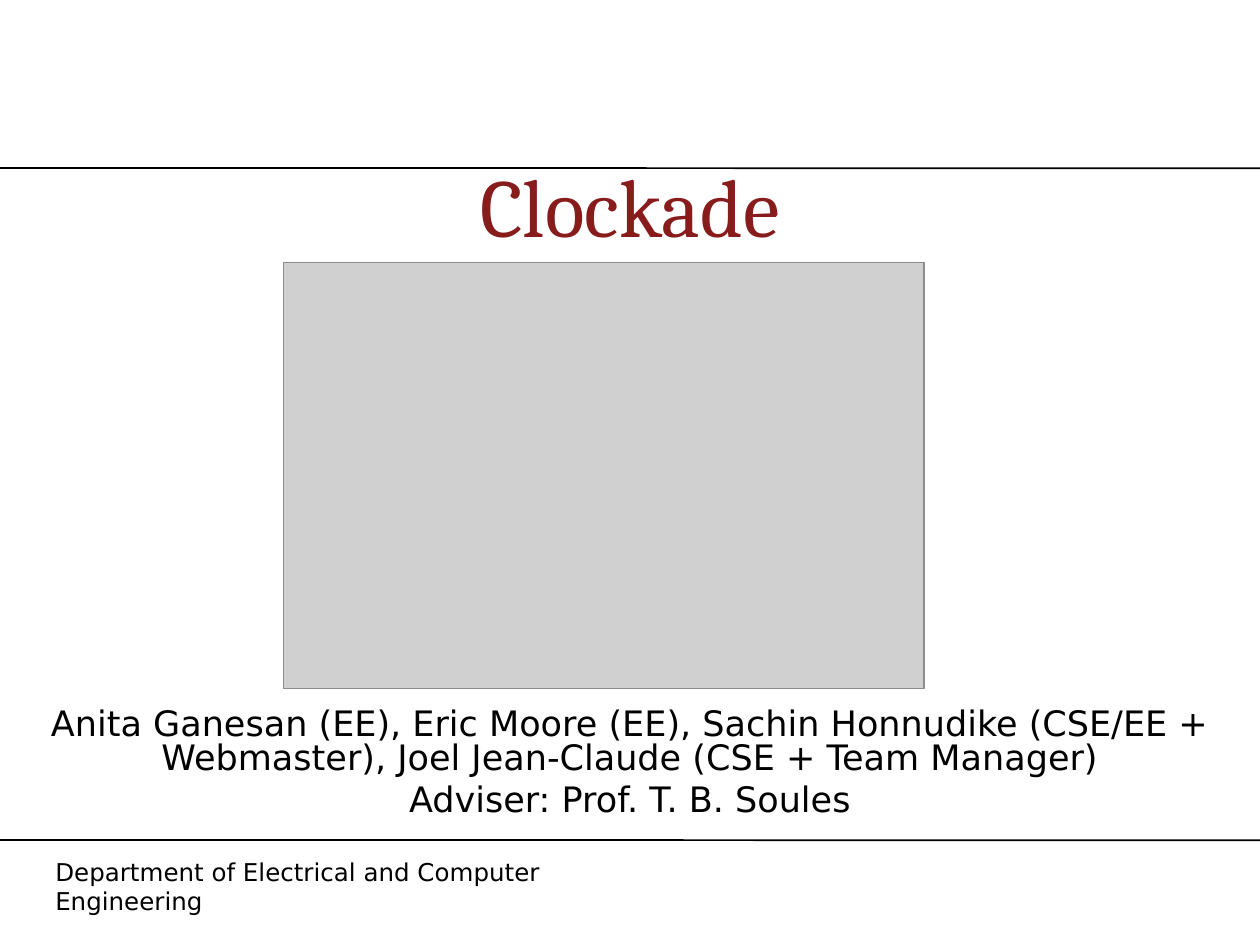
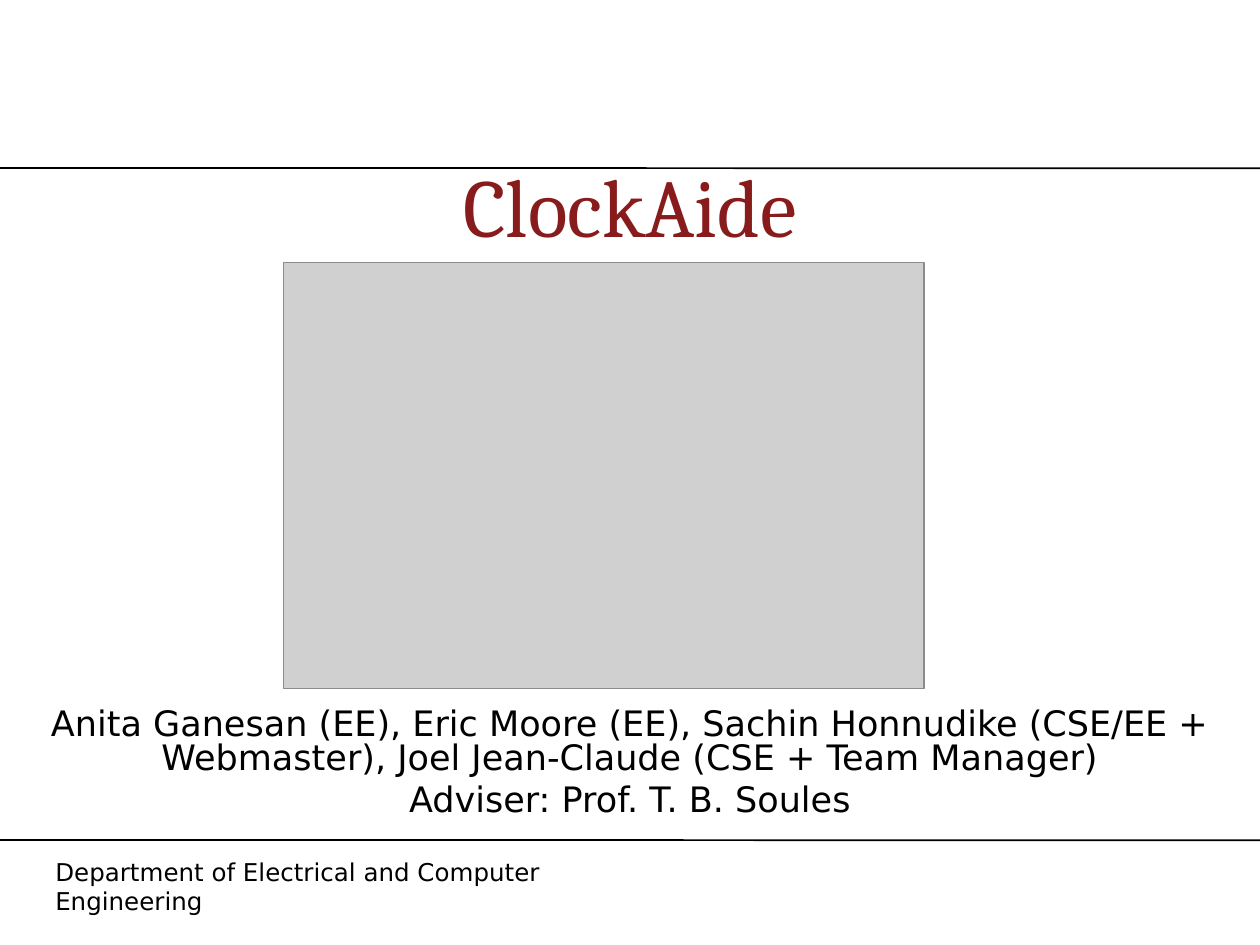
Before and after one commit to SDP13-Team10/Team10Website, a slide deck: slide 1 of source/assets/PDR.ppt. Drawn at 1260x945 pixels with LibreOffice and Linux fonts; fonts in the diff are those of the drawing; grey boxes stand for pictures; background and template pictures are left out. Boxes give left, top, right and bottom in pixels: in the first picture for what was removed or moved away, otherwise in the second. Text is boxed around its words. In the diff, an @@ line names an element or a change of style, - is before the commit and + after.

Commit message:
Added PDR Presentation (PPT and PDF)

```diff
--- a/source/assets/PDR.ppt
+++ b/source/assets/PDR.ppt
@@ text at (463,167,796,238): text changed @@
-Clockade
+ClockAide
```
Also in this commit, not shown: 3 other files.
